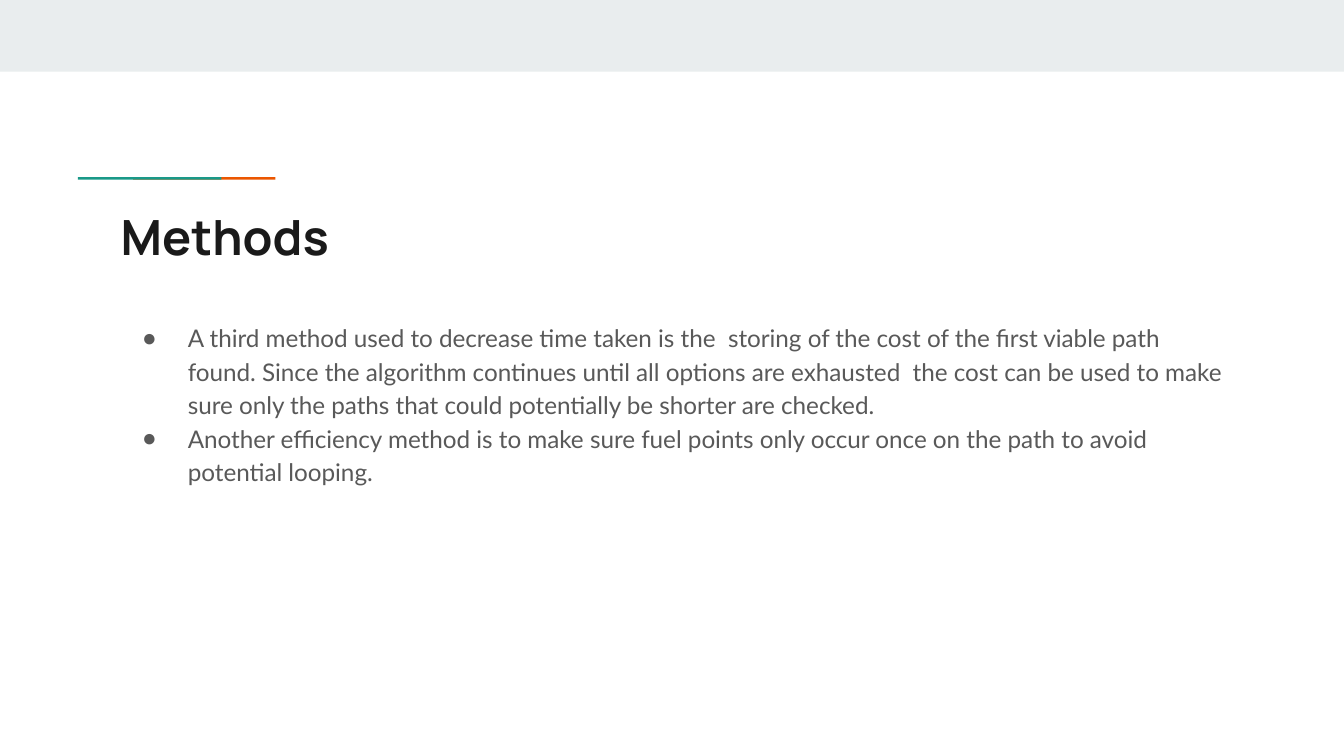
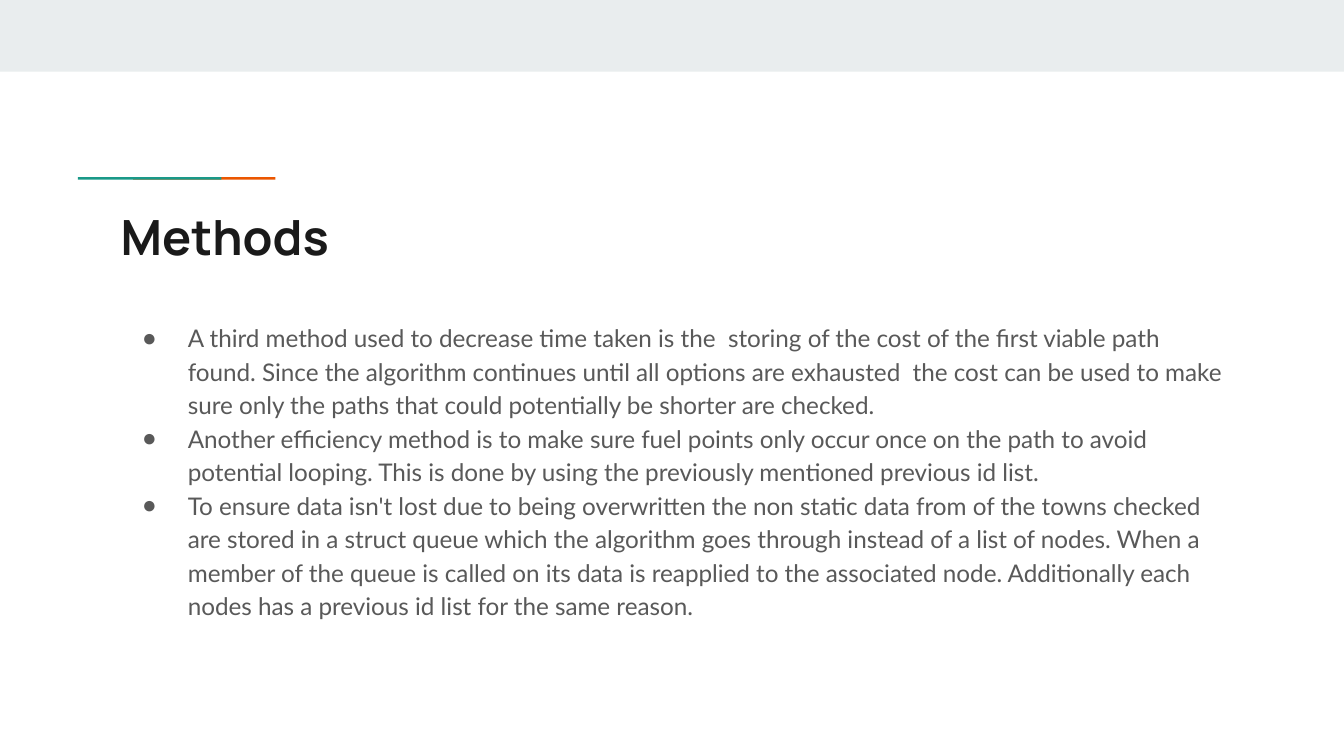
Before and after one commit to PaulBNolan/Year4-Project, a slide deck: slide 7 of Documents/Presentation Final Version.pptx. Drawn at 1344x756 pixels with LibreOffice and Linux fonts; fonts in the diff are those of the drawing. Boxes give left, top, right and bottom in pixels: in the first picture for what was removed or moved away, otherwise in the second. Text is boxed around its words. In the diff, an @@ line names an element or a change of style, - is before the commit and + after.

```diff
--- a/Documents/Presentation Final Version.pptx
+++ b/Documents/Presentation Final Version.pptx
@@ text at [188, 430, 1200, 619]: text changed @@
-● Another efficiency method is to make sure fuel points only occur once on the path to avoid potential looping.
+● Another efficiency method is to make sure fuel points only occur once on the path to avoid potential looping. This is done by using the previously mentioned previous id list.
+● To ensure data isn't lost due to being overwritten the non static data from of the towns checked are stored in a struct queue which the algorithm goes through instead of a list of nodes. When a member of the queue is called on its data is reapplied to the associated node. Additionally each nodes has a previous id list for the same reason.
```
Also in this commit, not shown: 1 other slide changed.
